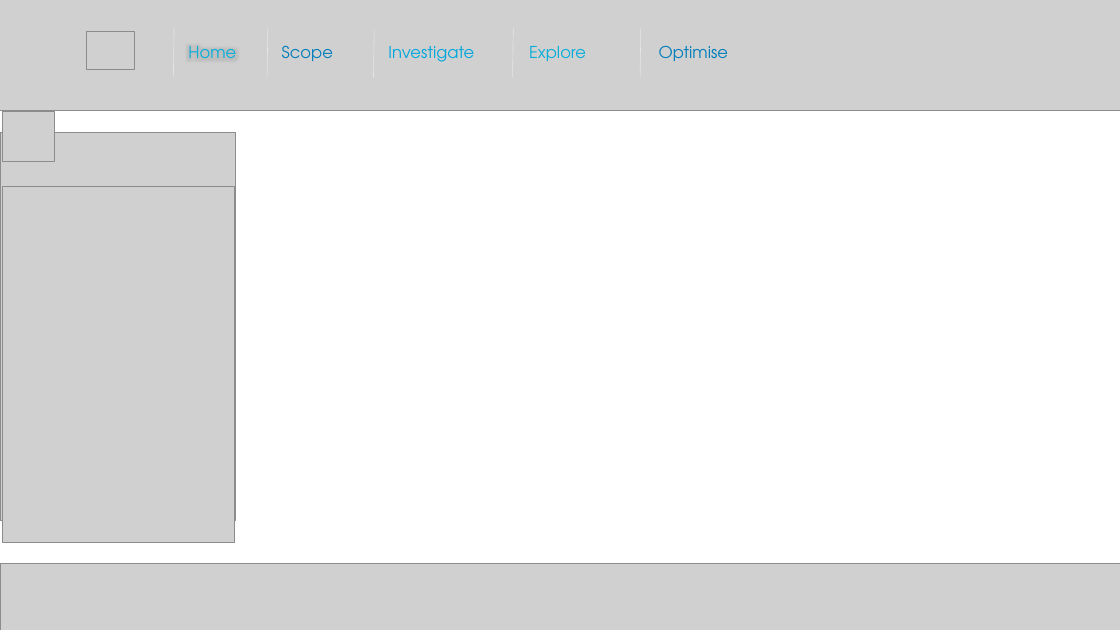
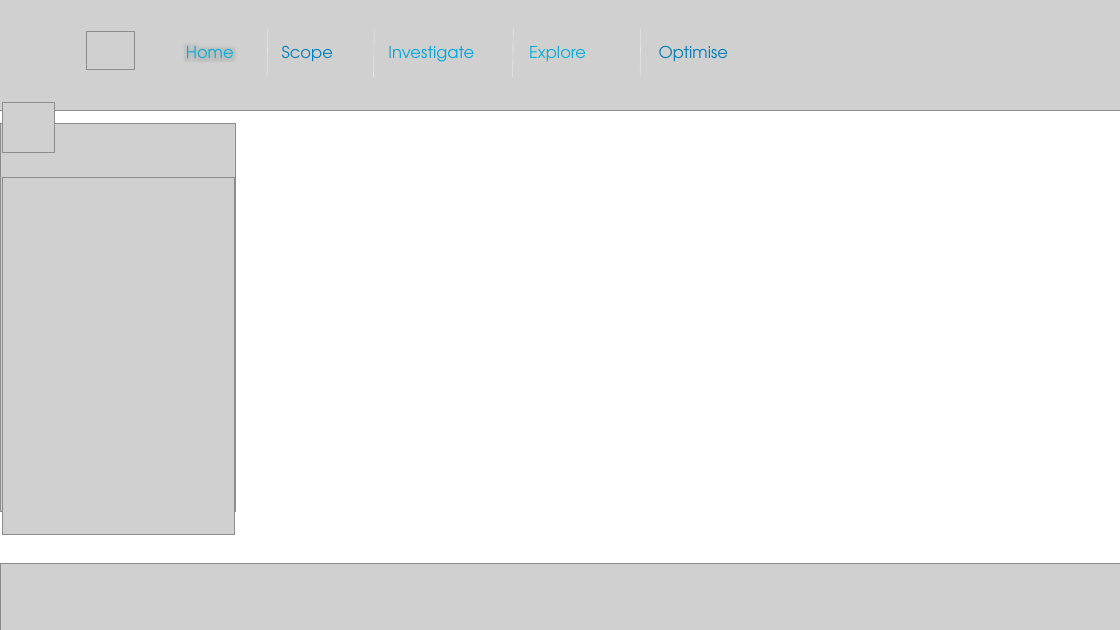
Before and after one commit to andhdo/0001_Eg_Unilever, a slide deck: slide 2 of unlvr_viz/new_design/ppt/Final_F.pptx. Drawn at 1120x630 pixels with LibreOffice and Linux fonts; fonts in the diff are those of the drawing; grey boxes stand for pictures. Boxes give left, top, right and bottom in pixels: in the first picture for what was removed or moved away, otherwise in the second. Text is boxed around its words. In the diff, an @@ line names an element or a change of style, - is before the commit and + after.

```diff
--- a/unlvr_viz/new_design/ppt/Final_F.pptx
+++ b/unlvr_viz/new_design/ppt/Final_F.pptx
@@ line removed from (173, 77) to (174, 28) @@
@@ 3 pictures: place and size @@
-3 pictures at box(0, 111, 236, 544)
+3 pictures at box(0, 103, 236, 534)
```
Also in this commit, not shown: 4 other slides changed, 45 other files.
